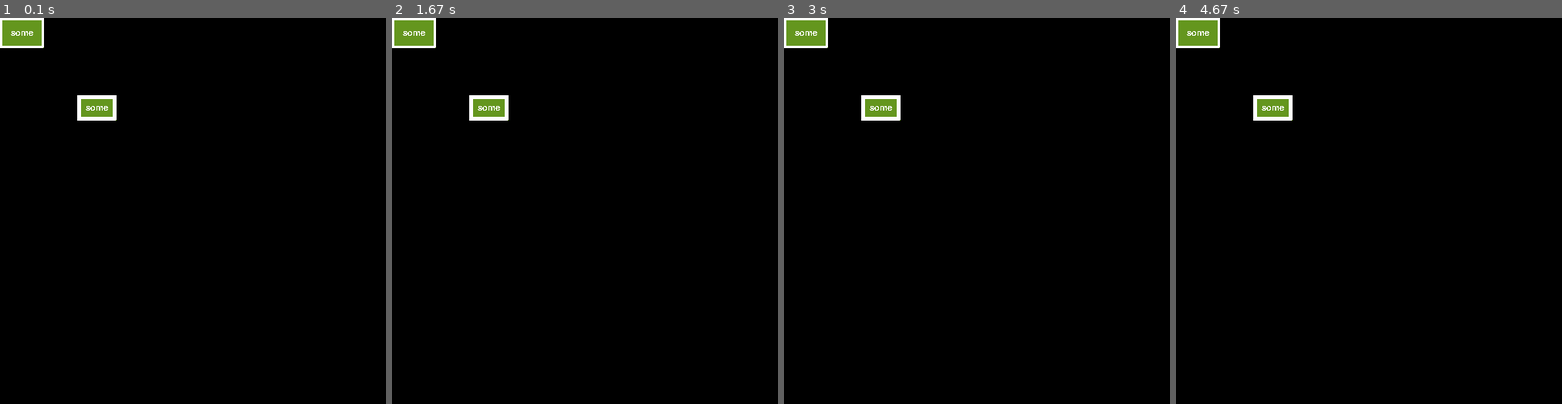
Above: before the commit, frames 1-4 (left to right).
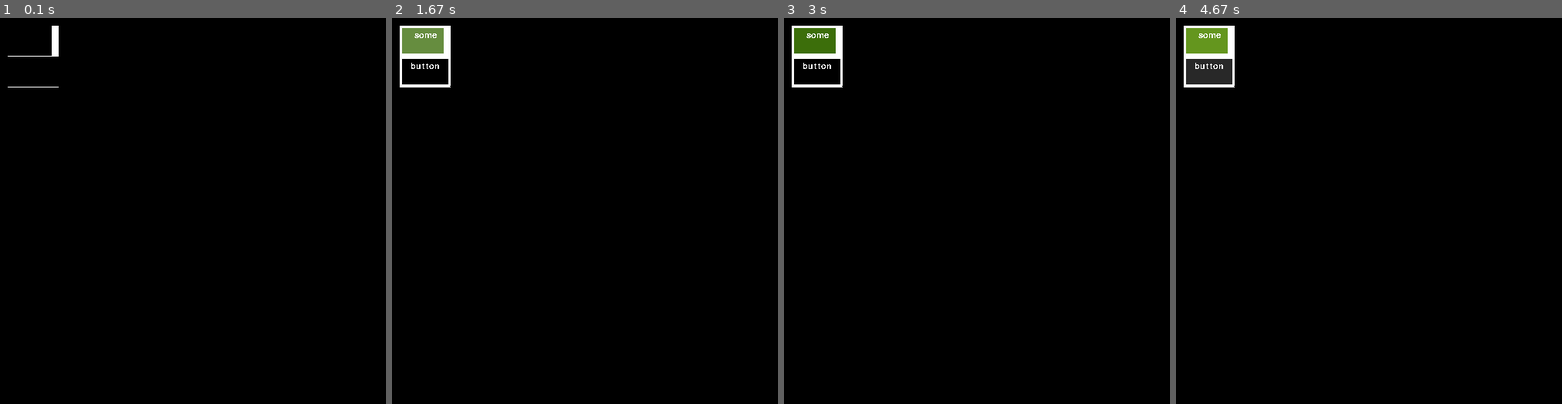
Above: after the commit, the same moments.

Repository: MihailChert/pygame_widgets
Game: pygame game, started from test_dropdownlist.py
The game is run twice, just before and just after one commit, with the same random seed, the same clock (stepped at 60 frames per second) and the same inputs.
Inputs (mouse positions are in pixels of both pictures, inside the frame that each line leads up to):
- Up to frame 1 (0.1 s): no input
- Up to frame 2 (1.67 s): press the mouse at (419, 64) at 0.37 s; move the mouse to (507, 195) at 0.47 s; release the mouse at (596, 326) at 0.6 s; press the mouse at (419, 33) at 0.7 s; move the mouse to (434, 176) at 0.8 s; release the mouse at (449, 322) at 0.93 s; click (419, 33) at 1.55 s
- Up to frame 3 (3 s): press the mouse at (811, 33) at 1.87 s; move the mouse to (822, 114) at 1.97 s; release the mouse at (834, 199) at 2.1 s; click (811, 33) at 2.72 s
- Up to frame 4 (4.67 s): press the mouse at (1203, 64) at 3.03 s; move the mouse to (1303, 110) at 3.13 s; release the mouse at (1407, 156) at 3.27 s; click (1203, 64) at 4.38 s

The runs differ from the first frame. In frame 1, 1.8% of the frame differs, in the area x 0-31%, y 0-27%; in frame 2, 2.4%; in frame 3, 2.4%; in frame 4, 2.8%.

Commit message:
Unconplit testing dropdovnlist. Bug on chenge size object, obkect's surface dosen't change size.

Diff:
--- a/button.py
+++ b/button.py
@@ -97,7 +97,7 @@
 		margin : Margin, optional
 			External indent. The margins of object add up.
 		target : Callable
-			Function has call on pressed.
+			Function has call on pressed. Function must have one parameter.
 		"""
 		super().__init__(
 			parent,
@@ -117,7 +117,7 @@
 		)
 		self.event = pygame.event.Event(Button.BUTTONEVENT)
 		self.event.button = self
-		self.event.button_id = self._id
+		self.event.button_id = self.id
 		self.event.button_name = self.name
 		self._pressed = False
 
@@ -127,7 +127,7 @@
 			if mouse_event.type in (pygame.MOUSEBUTTONDOWN, pygame.MOUSEBUTTONUP):
 				if self._pressed ^ (mouse_event.type == pygame.MOUSEBUTTONDOWN):
 					try:
-						self.target()
+						self.target(self)
 					except TypeError as er:
 						if self.target is not None:
 							raise er
--- a/dropdownlist.py
+++ b/dropdownlist.py
@@ -34,18 +34,22 @@
         self.event = pygame.event.Event(DropDownList.DROPDOWNLISTEVENT)
         self.event.list_name = self.name
         self.event.list_id = self._id
-        self.event.item_id = None
+        self.event.selected_id = None
 
     def add_item(self, item):
         if (hasattr(item, 'event') or hasattr(item, 'post')) and not hasattr(item, 'target'):
-            raise RuntimeError('useless post event and havent target')
+            raise RuntimeError('useless post event and haven\'t target')
         self.items.append(item)
         item.parent = self
+        item.target = self.post
+        item.id = len(self.items)
         self.client_rect.width = max(item.client_rect.width, self.client_rect.width)
         if 0 < self.max_width < self.client_rect.width:
             self.client_rect.width = self.max_width
-        item.client_rect = pygame.Rect(0, self.client_rect.height, self.client_rect.width, self.item_height)
-        # item.padding = self.item_padding
+        for iter, elem in enumerate(self.items):
+            elem.client_rect.width = self.client_rect.width
+        item.padding = self.item_padding
+        item.client_rect.y = self.client_rect.height
         self.client_rect.height += self.item_height
         self.surface = pygame.Surface(self.client_rect.size)
 
@@ -54,7 +58,18 @@
         self.client_rect.height -= self.item_height
         for iter, elem in enumerate(self.items):
             elem.client_rect.pos = (0, iter * self.item_height)
+            elem.id = iter
         self.surface = pygame.Surface(self.client_rect.size)
+
+    def post(self, button):
+        print(button.client_rect)
+        self.event.selected_id = self.selected_item = button.id
+        pygame.event.post(self.event)
+
+    def check_press(self, mouse_event, change_curr=False):
+        for item in self.items:
+            change_curr = item.check_press(mouse_event, change_curr)
+        return change_curr
 
     def draw(self):
         if not self.visible:
@@ -63,5 +78,6 @@
             self.parent.blit(self.surface, self.client_rect)
         except AttributeError:
             self.parent.surface.blit(self.surfae, self.client_rect)
+        self.surface.fill(self.surface_color)
         for item in self.items:
             item.draw()
--- a/eventlessbutton.py
+++ b/eventlessbutton.py
@@ -51,7 +51,7 @@
     unselect: function
         Action when removing the cursor from the object.
     target: function
-        Function has call on pressed.
+        Function has call on pressed. Function must have one parameter.
     """
 
     def __init__(
@@ -101,7 +101,7 @@
         margin : Margin, optional
             External indent. The margins of object add up.
         target : Callable
-            Function has call on pressed.
+            Function has call on pressed. Function must have one parameter.
         """
         super().__init__(
             parent,
@@ -162,7 +162,7 @@
             if mouse_event.type in (pygame.MOUSEBUTTONDOWN, pygame.MOUSEBUTTONUP):
                 if self._pressed ^ (mouse_event.type == pygame.MOUSEBUTTONDOWN):
                     try:
-                        self.target()
+                        self.target(self)
                     except TypeError as er:
                         if self.target is not None:
                             raise er
--- a/label.py
+++ b/label.py
@@ -76,7 +76,7 @@
 			Text to write in label. Text can be multiline.
 		surface_color : Tuple[int, int, int]
 			Color for text background.
-		text_align : str
+		text_align : string
 			Defined text position. Can be center, left, right. Default text align left.
 		transparency : bool, optional
 			Determines label transparency.
@@ -451,8 +451,8 @@
 			rect = pygame.Rect(
 				(
 					self.client_rect.w
-					- self.padding.rigth
-					- self.border.rigth
+					- self.padding.right
+					- self.border.right
 					- size[0],
 					self.padding.top + self.border.top + size[1] * line_number,
 				),
--- a/modules.py
+++ b/modules.py
@@ -5,7 +5,7 @@
 
 import pygame
 
-import pdb
+
 class Padding:
     """Internal indent of object.
 
@@ -134,7 +134,7 @@
         int
             Right and left indent.
         """
-        return self.rigth + self.left
+        return self.right + self.left
 
     def vertical_indent(self) -> int:
         """Sum top and bottom indent.
@@ -392,7 +392,6 @@
         start_point = next(points_iter)
         for line, color in self:
             end_point = next(points_iter)
-            # pdb.set_trace()
             if hasattr(self._parent, 'surface'):
                 pygame.draw.line(self._parent.surface, color, start_point, end_point, line)
             else:
--- a/test_dropdownlist.py
+++ b/test_dropdownlist.py
@@ -3,6 +3,7 @@
 from label import Label
 from dropdownlist import DropDownList
 from eventlessbutton import EventlessButton
+from button import Button
 
 pygame.font.init()
 pygame.init()
@@ -15,7 +16,9 @@
 label = Label(display, (100, 100), None, 'some', (100, 150, 30), 'c')
 drop_list = DropDownList(display, (10, 10), 40)
 button = EventlessButton(display, (0,0), None, 'some', (100, 150, 30), 'c')
-# drop_list.add_item(button)
+drop_list.add_item(button)
+button = Button(None, (0, 0), None, 'button', 200, 'r')
+drop_list.add_item(button)
 
 while True:
     clock.tick(FPS)
@@ -24,9 +27,11 @@
         if event.type == pygame.QUIT or (event.type == pygame.KEYDOWN and event.key == pygame.K_ESCAPE):
             pygame.quit()
             sys.exit()
+        if event.type == DropDownList.DROPDOWNLISTEVENT:
+            print('dropdown item', event.selected_id)
+        if event.type in [pygame.MOUSEMOTION, pygame.MOUSEBUTTONDOWN, pygame.MOUSEBUTTONUP]:
+            drop_list.check_press(event)
 
     display.fill(0)
-    # drop_list.draw()
-    button.draw()
-    label.draw()
+    drop_list.draw()
     pygame.display.flip()
